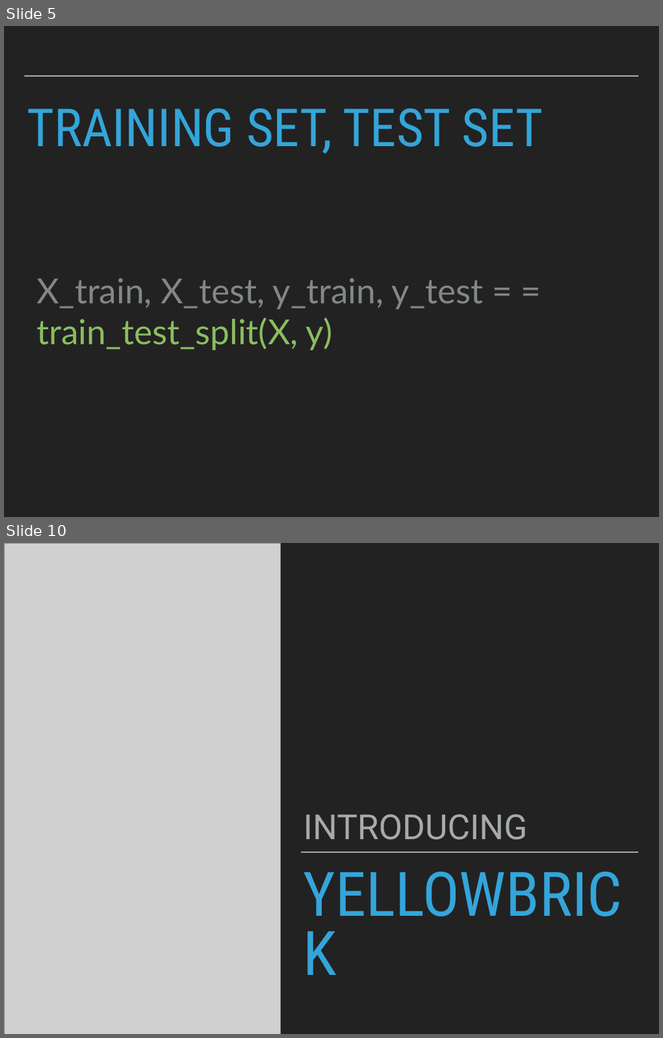
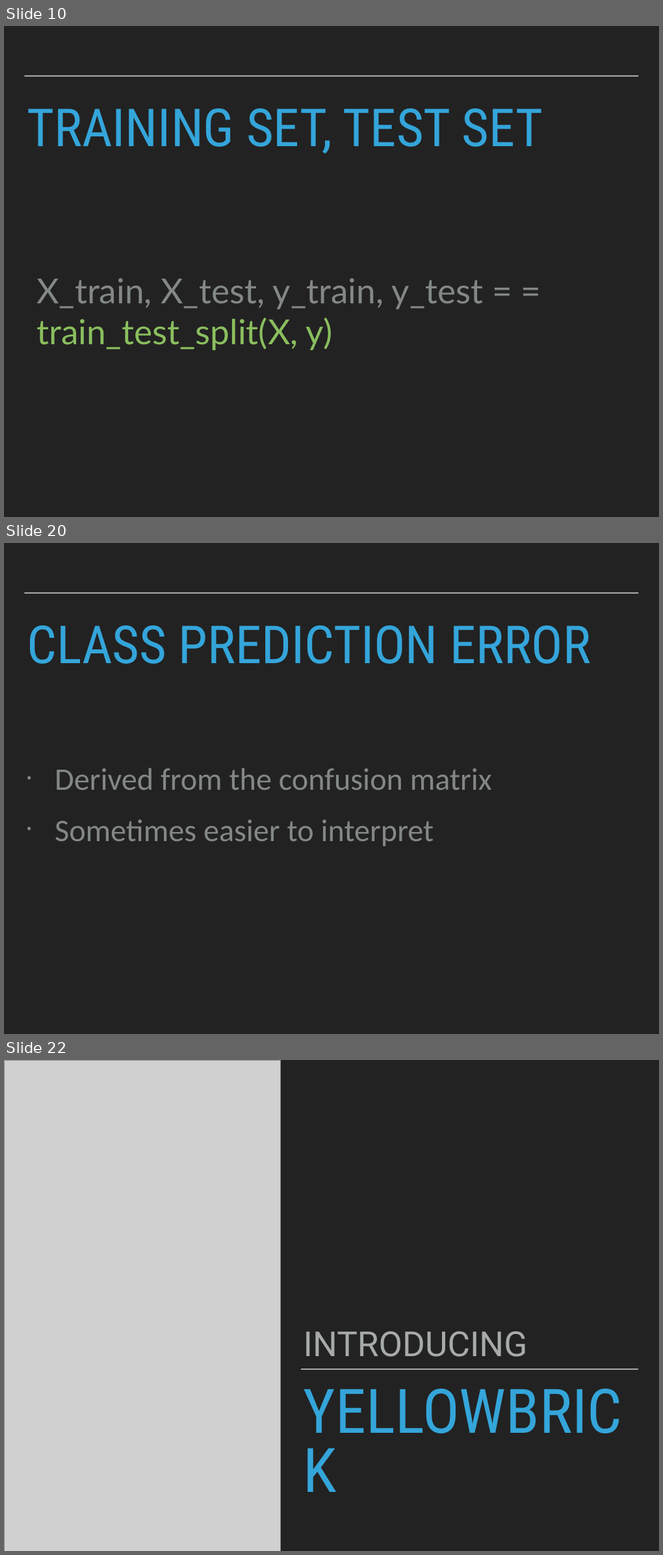
Before and after one commit to patricks1/noble-machine-learning, a slide deck: Session2/Session2_Slides.pptx. Shown one above the other, each under a label of ours: slides 5 and 10 before the commit, slides 10, 20 and 22 after it; the slides between them are not shown. The pictures are 663x1038 and 663x1555 pixels, drawn with LibreOffice and Linux fonts; fonts in the diff are those of the drawing; grey boxes stand for pictures. Boxes give left, top, right and bottom in pixels: in the first picture for what was removed or moved away, otherwise in the second. Text is boxed around its words. In the diff, an @@ line names an element or a change of style, - is before the commit and + after.

```diff
--- a/Session2/Session2_Slides.pptx
+++ b/Session2/Session2_Slides.pptx
@@ slide 20 added at <box>4,543,659,1034</box>, background #222222; not listed: 1 template element that a slide beside it also shows @@
@@ title added at <box>27,626,591,664</box>, 82 pt, text #34A5DA @@
+CLASS PREDICTION ERROR
@@ text added at <box>55,768,492,847</box>, 49 pt, text #838787 @@
+• Derived from the confusion matrix
+• Sometimes easier to interpret
@@ what was slide 5 is now slide 10 @@
@@ what was slide 10 is now slide 22 @@
```
Also in this commit, not shown: 4 slides changed, 38 other slides added, 25 slides removed, 3 other files.
